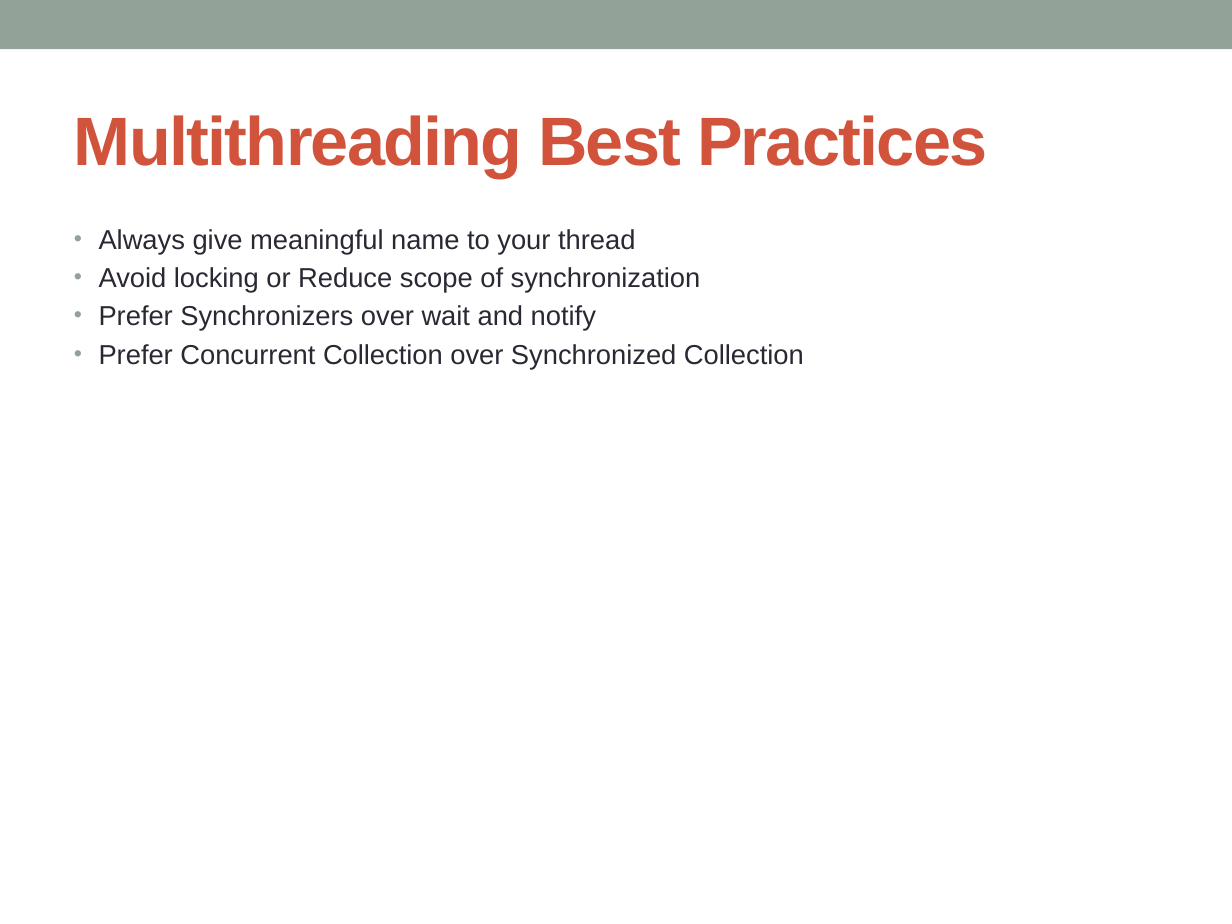
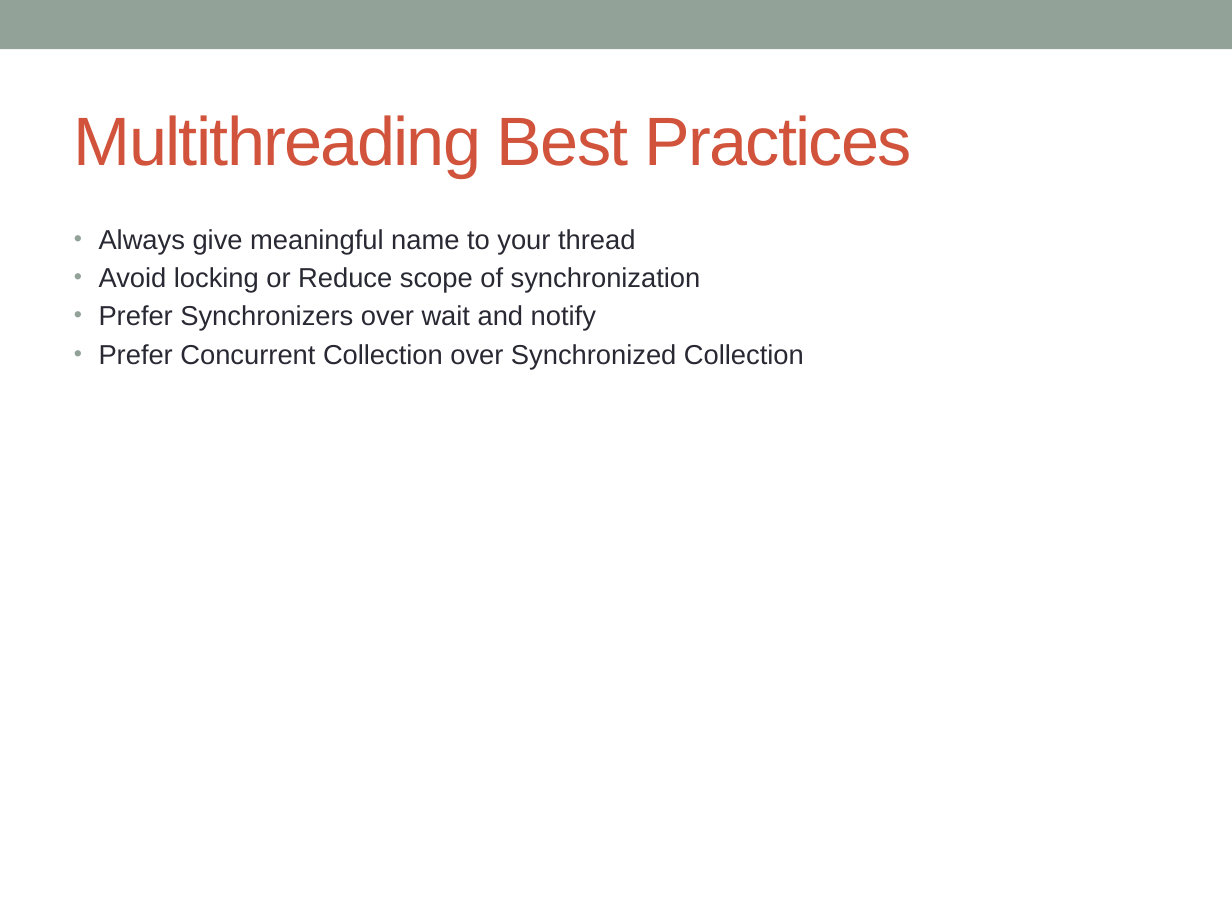
Before and after one commit to notionquest/ProjectDocumentation, a slide deck: slide 58 of MultiThreading.pptx (slide 52 before the commit). Drawn at 1232x924 pixels with LibreOffice and Linux fonts; fonts in the diff are those of the drawing. Boxes give left, top, right and bottom in pixels: in the first picture for what was removed or moved away, otherwise in the second. Text is boxed around its words. In the diff, an @@ line names an element or a change of style, - is before the commit and + after.

```diff
--- a/MultiThreading.pptx
+++ b/MultiThreading.pptx
@@ title "Multithreading Best Practices" at [74,115,912,178]: bold off @@
```
Also in this commit, not shown: 5 other slides changed, 6 slides added.
